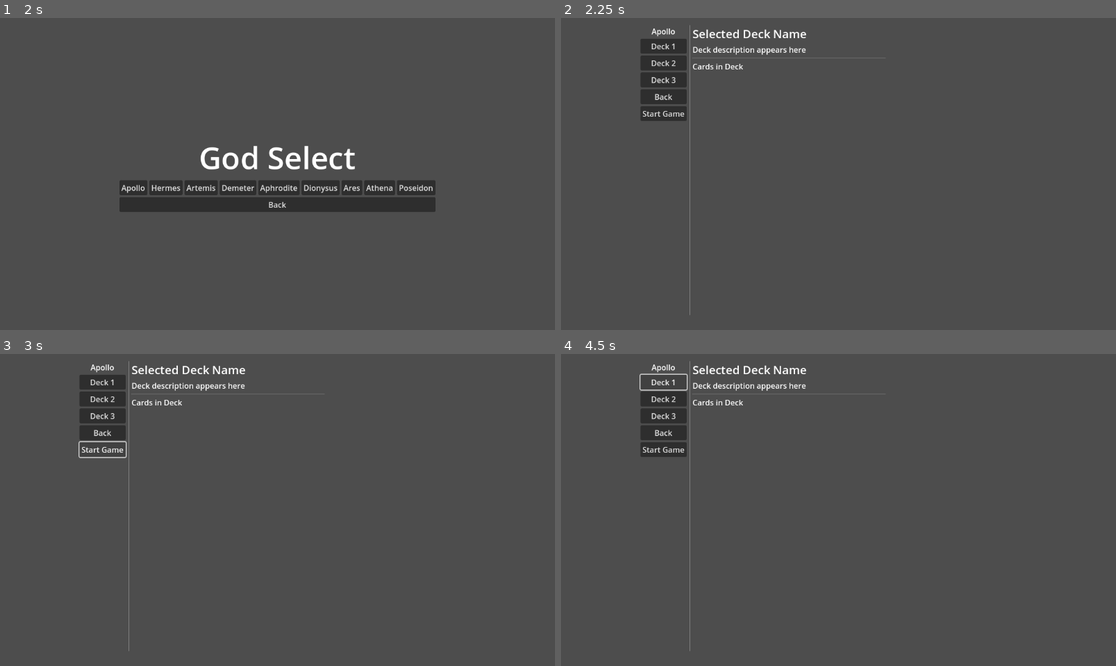
Above: before the commit, frames 1-4 (two rows, left to right).
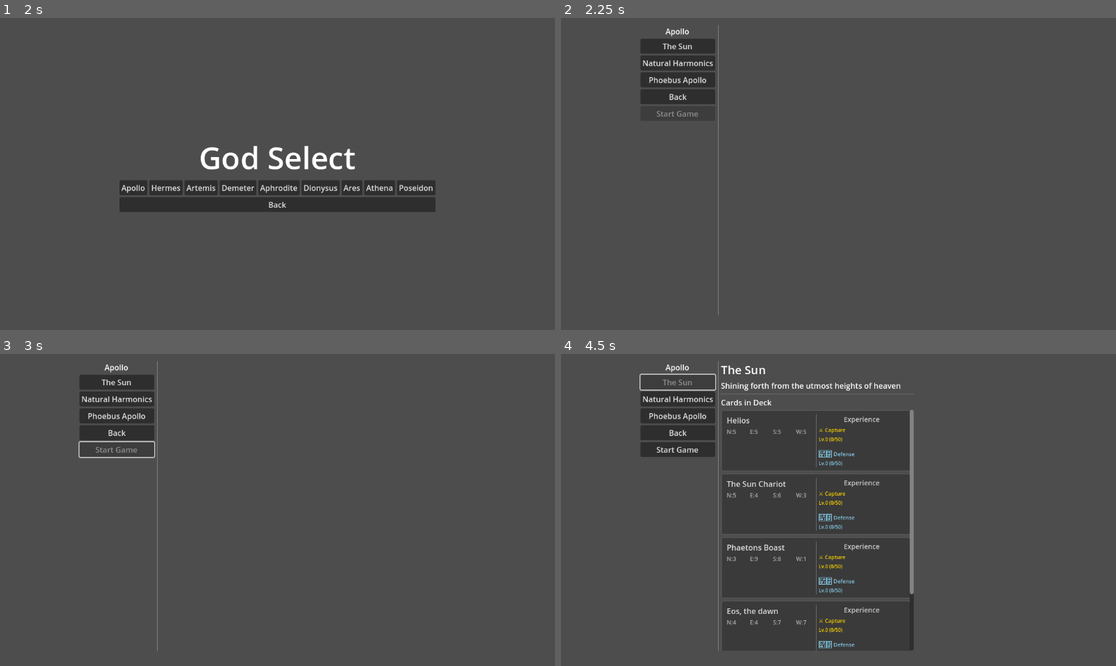
Above: after the commit, the same moments.

Repository: leslieharding/Mnemosyne
Game: Godot game, scene res://Scenes/MainMenu.tscn
Same seed, same stepped clock (60 frames per second), same inputs: the game is played once before the commit and once after it.
Inputs (mouse positions are in pixels of both pictures, inside the frame that each line leads up to):
- Up to frame 1 (2 s): click "New Game" at 0.5 s; click "New Game" at 1.25 s
- Up to frame 2 (2.25 s): click "Apollo" at 2 s
- Up to frame 3 (3 s): click (99, 450) at 2.75 s, where only the run before the commit has a clickable "Start Game"
- Up to frame 4 (4.5 s): click (660, 450) at 3.5 s, where only the run before the commit has a clickable "Start Game"; click "Deck 1" (after the commit: "The Sun") at 4.25 s

Frame 1 is identical in both runs. In frame 2, 2.1% of the frame differs, in the area x 14-45%, y 2-96%; in frame 3, 2.2%; in frame 4, 4.4%, in the area x 14-64%, y 2-96%.
Error before the commit: Parse Error: Identifier "ExpProgressBar" not declared in the current scope. (res://Scripts/apollo.gd:219)

Commit message:
trying to implement levels

Diff:
--- a/Scenes/ExpProgressBar.tscn
+++ b/Scenes/ExpProgressBar.tscn
@@ -1,7 +1,10 @@
-[gd_scene format=3 uid="uid://bsaj6aconrjfm"]
+[gd_scene load_steps=2 format=3 uid="uid://bsaj6aconrjfm"]
+
+[ext_resource type="Script" uid="uid://bopwownnnnq5" path="res://Scripts/exp_progress_bar.gd" id="1_2be6h"]
 
 [node name="ExpProgressBar" type="HBoxContainer"]
 custom_minimum_size = Vector2(120, 20)
+script = ExtResource("1_2be6h")
 
 [node name="LevelLabel" type="Label" parent="."]
 layout_mode = 2
--- a/Scripts/apollo.gd
+++ b/Scripts/apollo.gd
@@ -181,10 +181,10 @@
 	var v_separator = VSeparator.new()
 	h_container.add_child(v_separator)
 
-	# Right side - Experience info with progress bars
+	# Right side - Experience info with level display
 	var right_side = VBoxContainer.new()
 	right_side.size_flags_horizontal = Control.SIZE_SHRINK_END
-	right_side.custom_minimum_size.x = 180  # Slightly wider for progress bars
+	right_side.custom_minimum_size.x = 180  # Slightly wider for level display
 	h_container.add_child(right_side)
 
 	# Experience title
@@ -205,7 +205,7 @@
 		capture_exp = exp_data.get("capture_exp", 0)
 		defense_exp = exp_data.get("defense_exp", 0)
 
-	# Capture experience progress bar
+	# Capture experience level display
 	var capture_container = VBoxContainer.new()
 	right_side.add_child(capture_container)
 
@@ -215,16 +215,19 @@
 	capture_label.add_theme_color_override("font_color", Color("#FFD700"))
 	capture_container.add_child(capture_label)
 
-	var capture_progress = preload("res://Scenes/ExpProgressBar.tscn").instantiate()
-	capture_progress.setup_progress(capture_exp, "capture", ExpProgressBar.DisplayMode.COMPACT)
-	capture_container.add_child(capture_progress)
+	# Show level and progress for capture
+	var capture_text = Label.new()
+	capture_text.text = ExperienceHelpers.format_level_display(capture_exp)
+	capture_text.add_theme_font_size_override("font_size", 10)
+	capture_text.add_theme_color_override("font_color", Color("#FFD700"))
+	capture_container.add_child(capture_text)
 
 	# Small spacer
 	var spacer = Control.new()
 	spacer.custom_minimum_size.y = 5
 	right_side.add_child(spacer)
 
-	# Defense experience progress bar
+	# Defense experience level display
 	var defense_container = VBoxContainer.new()
 	right_side.add_child(defense_container)
 
@@ -234,8 +237,11 @@
 	defense_label.add_theme_color_override("font_color", Color("#87CEEB"))
 	defense_container.add_child(defense_label)
 
-	var defense_progress = preload("res://Scenes/ExpProgressBar.tscn").instantiate()
-	defense_progress.setup_progress(defense_exp, "defense", ExpProgressBar.DisplayMode.COMPACT)
-	defense_container.add_child(defense_progress)
+	# Show level and progress for defense
+	var defense_text = Label.new()
+	defense_text.text = ExperienceHelpers.format_level_display(defense_exp)
+	defense_text.add_theme_font_size_override("font_size", 10)
+	defense_text.add_theme_color_override("font_color", Color("#87CEEB"))
+	defense_container.add_child(defense_text)
 
 	return card_panel
--- /dev/null
+++ b/Scripts/exp_progress_bar.gd
@@ -0,0 +1,71 @@
+# res://Scripts/exp_progress_bar.gd
+extends HBoxContainer
+class_name ExpProgressBar
+
+@onready var level_label = $LevelLabel
+@onready var progress_bar = $ProgressContainer/ProgressBar
+@onready var progress_label = $ProgressContainer/ProgressLabel
+
+# Display modes
+enum DisplayMode {
+	COMPACT,    # Small, for deck selection
+	DETAILED    # Larger, for summary screen
+}
+
+var current_mode: DisplayMode = DisplayMode.COMPACT
+var exp_type: String = "capture"  # "capture" or "defense"
+
+func _ready():
+	setup_styling()
+
+# Set up the progress bar with current experience
+func setup_progress(xp: int, type: String = "capture", mode: DisplayMode = DisplayMode.COMPACT):
+	exp_type = type
+	current_mode = mode
+
+	# Calculate level and progress
+	var level = ExperienceHelpers.calculate_level(xp)
+	var progress = ExperienceHelpers.calculate_progress(xp)
+
+	# Update displays
+	level_label.text = "Lv." + str(level)
+	progress_bar.value = progress
+	progress_label.text = str(progress) + "/" + str(ExperienceHelpers.XP_PER_LEVEL)
+
+	# Apply styling based on type and mode
+	setup_styling()
+
+	# Adjust size based on mode
+	if mode == DisplayMode.COMPACT:
+		custom_minimum_size = Vector2(100, 16)
+		level_label.add_theme_font_size_override("font_size", 10)
+		progress_label.add_theme_font_size_override("font_size", 8)
+	else:
+		custom_minimum_size = Vector2(150, 24)
+		level_label.add_theme_font_size_override("font_size", 14)
+		progress_label.add_theme_font_size_override("font_size", 10)
+
+# Set up colors and styling based on experience type
+func setup_styling():
+	var bar_style = StyleBoxFlat.new()
+	var bg_style = StyleBoxFlat.new()
+
+	# Background style
+	bg_style.bg_color = Color("#333333")
+	bg_style.border_width_left = 1
+	bg_style.border_width_top = 1
+	bg_style.border_width_right = 1
+	bg_style.border_width_bottom = 1
+	bg_style.border_color = Color("#555555")
+
+	# Progress bar style based on type
+	if exp_type == "capture":
+		bar_style.bg_color = Color("#FFD700")  # Gold
+		level_label.add_theme_color_override("font_color", Color("#FFD700"))
+	else:  # defense
+		bar_style.bg_color = Color("#87CEEB")  # Sky blue
+		level_label.add_theme_color_override("font_color", Color("#87CEEB"))
+
+	# Apply styles
+	progress_bar.add_theme_stylebox_override("background", bg_style)
+	progress_bar.add_theme_stylebox_override("fill", bar_style)
--- a/Scripts/run_summary.gd
+++ b/Scripts/run_summary.gd
@@ -12,11 +12,6 @@
 var victory: bool = true
 
 func _ready():
-
-	# Connect button signals
-	$VBoxContainer/ButtonContainer/NewRunButton.pressed.connect(_on_new_run_button_pressed)
-	$VBoxContainer/ButtonContainer/MainMenuButton.pressed.connect(_on_main_menu_button_pressed)
-
 	# Get parameters from previous scene
 	var params = get_scene_params()
 	god_name = params.get("god", "Apollo")
Not shown, added: Scripts/exp_progress_bar.gd.uid
